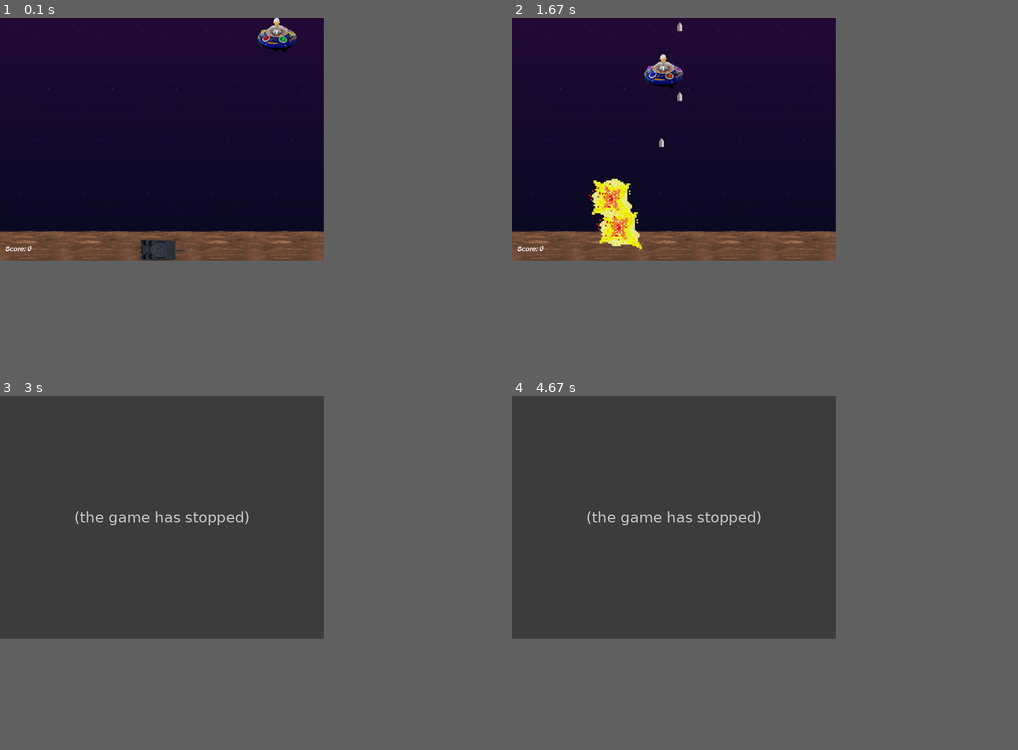
Above: before the commit, frames 1-4 (two rows, left to right).
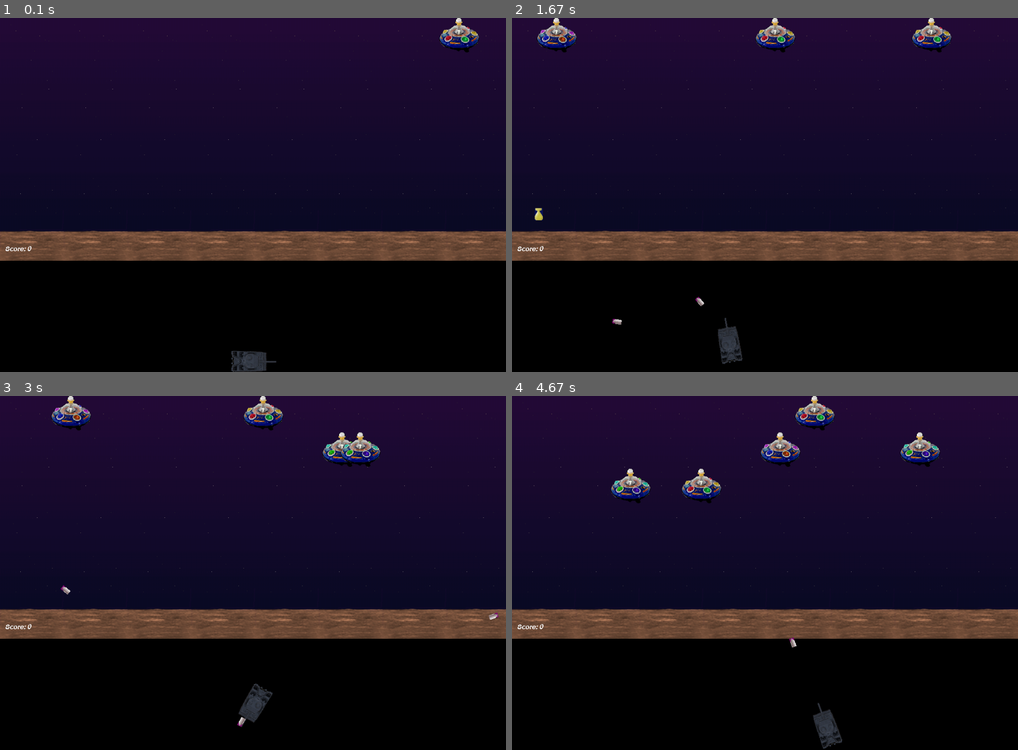
Above: after the commit, the same moments.

Repository: khanhtran-cse/ass-game-2018
Game: pygame game, started from aliens.py
Two runs of this game, one before a commit and one after it. Both use one fixed random seed, a clock stepped at 60 frames per second and the inputs below.
Inputs:
- Up to frame 1 (0.1 s): no input
- Up to frame 2 (1.67 s): tap Space at 0.33, 0.73, 1.03, 1.23, 1.57 s; hold Right 0.67-1.13 s; hold Up 1.17-1.47 s; hold Right from 1.5 s (still down)
- Up to frame 3 (3 s): tap Space at 1.87, 2.07, 2.37, 2.63, 2.97 s; release Right at 1.97 s; hold Left 2-2.53 s; hold Down 2.57-2.87 s; hold Left from 2.9 s (still down)
- Up to frame 4 (4.67 s): tap Space at 3.27, 3.4, 3.8, 4.1, 4.47 s; release Left at 3.3 s; hold Up 3.33-3.7 s; hold Right 3.73-4.37 s; hold Down from 4.4 s (still down)
In our replay, the window is 576x432 before the commit and 900x630 after it. These sizes can differ from the game's own. Grey fills any space a smaller window leaves; there, only what the larger window draws over its background counts as a difference.

The runs differ from the first frame. In frame 1, 26% of the frame differs, in the area x 27-100%, y 0-100%; in frame 2, 28%; in frame 3, 69%, in the area x 0-100%, y 0-94%; in frame 4, 69%.
Before the commit the program exited at 2.6 s; later frames show no game.

Commit message:
Update shot

Diff:
--- a/aliens.py
+++ b/aliens.py
@@ -17,7 +17,7 @@
 ALIEN_ODDS     = 22     #chances a new alien appears
 BOMB_ODDS      = 60    #chances a new bomb will drop
 ALIEN_RELOAD   = 12     #frames between new aliens
-SCREENRECT     = Rect(0, 0, 640, 480)
+SCREENRECT     = Rect(0, 0, 1000, 700)
 SCORE          = 0
 
 main_dir = os.path.split(os.path.abspath(__file__))[0]
@@ -63,7 +63,7 @@
 
 
 class Player(pygame.sprite.Sprite):
-    speed = 10
+    speed = 7
     rotate_speed = 10
     bounce = 24
     gun_offset = -11
@@ -71,18 +71,19 @@
     def __init__(self):
         pygame.sprite.Sprite.__init__(self, self.containers)
         self.image = self.images[0]
+        self.width = self.image.get_width()
         self.rect = self.image.get_rect(midbottom=SCREENRECT.midbottom)
         self.reloading = 0
         self.origtop = self.rect.top
         self.facing = -1
         self.angle = 0
 
-    def calculateDelta(self):
+    def calculateHeadDelta(self,distance):
         x = 0
         y = 0
         alpha = self.angle/18*math.pi
-        y = -1*Player.speed* math.sin(alpha)
-        x = Player.speed*math.cos(alpha)
+        y = -1*distance* math.sin(alpha)
+        x = distance*math.cos(alpha)
         return (x,y)
 
 
@@ -90,10 +91,10 @@
         # if direction: self.facing = direction
         if(direction == 'head'):
             # calculate new x, y
-            x,y = self.calculateDelta()
+            x,y = self.calculateHeadDelta(Player.speed)
             self.rect.move_ip(x,y)
         elif(direction == 'back'):
-            x,y = self.calculateDelta()
+            x,y = self.calculateHeadDelta(Player.speed)
             self.rect.move_ip(-x,-y)
         elif (direction =='right'):
             self.angle -= 1
@@ -112,8 +113,16 @@
         self.rect = self.rect.clamp(SCREENRECT)
 
     def gunpos(self):
-        pos = self.facing*self.gun_offset + self.rect.centerx
-        return pos, self.rect.top
+        pos = self.rect.center
+        x,y = self.calculateHeadDelta(self.width/2)
+        # if(self.angle >= 9 and self.angle < 27):
+        #     pos = self.rect.midleft
+        # else:
+        #     pos = self.rect.midright
+        # print(pos)
+        # pos = self.facing*self.gun_offset + self.rect.centerx
+        # print(pos,self.rect.top)
+        return (pos[0] + x, pos[1] + y, self.angle)
 
 
 class Alien(pygame.sprite.Sprite):
@@ -156,16 +165,26 @@
 
 
 class Shot(pygame.sprite.Sprite):
-    speed = -11
+    speed = 15
     images = []
     def __init__(self, pos):
         pygame.sprite.Sprite.__init__(self, self.containers)
-        self.image = self.images[0]
-        self.rect = self.image.get_rect(midbottom=pos)
-
-    def update(self):
-        self.rect.move_ip(0, self.speed)
-        if self.rect.top <= 0:
+        self.image = self.images[pos[2]]
+        self.angle = pos[2]
+        self.rect = self.image.get_rect(midbottom=(pos[0],pos[1]))
+
+    def calculateHeadDelta(self,distance):
+        x = 0
+        y = 0
+        alpha = self.angle/18*math.pi
+        y = -1*distance* math.sin(alpha)
+        x = distance*math.cos(alpha)
+        return (x,y)
+
+    def update(self):
+        x,y = self.calculateHeadDelta(Shot.speed)
+        self.rect.move_ip(x, y)
+        if self.rect.top <= 0 or self.rect.left <= 0 or self.rect.right >= SCREENRECT.right or self.rect.bottom >= SCREENRECT.bottom:
             self.kill()
 
 
@@ -202,15 +221,6 @@
             self.image = self.font.render(msg, 0, self.color)
 
 def initTankImage():
-    # base = load_images('tank-0.png','tank-10.png','tank-20.png',
-    # 'tank-30.png','tank-40.png','tank-50.png','tank-60.png','tank-70.png','tank-80.png')
-    # base90 = []
-    # base180 = []
-    # base270 = []
-    # i = 0
-    # while(i < 9):
-    #     base90[i] = pygame.transform.flip(base[i], 1, 0)
-    # full_image = [...base,]
     img = load_image('tank-0.png')
     i = 0
     imgs = []
@@ -218,6 +228,15 @@
         imgs.append(pygame.transform.rotate(img,i*10))
         i+=1
     Player.images = imgs
+
+def initShotImage():
+    img = load_image('shot.png')
+    i = 0
+    imgs = []
+    while(i<36):
+        imgs.append(pygame.transform.rotate(img,i*10))
+        i+=1
+    Shot.images = imgs
 
 def main(winstyle = 0):
     # Initialize pygame
@@ -239,7 +258,8 @@
     Explosion.images = [img, pygame.transform.flip(img, 1, 1)]
     Alien.images = load_images('alien1.gif', 'alien2.gif', 'alien3.gif')
     Bomb.images = [load_image('bomb.gif')]
-    Shot.images = [load_image('shot.gif')]
+    initShotImage()
+    # Shot.images = [load_image('shot.gif')]
 
     #decorate the game window
     icon = pygame.transform.scale(Alien.images[0], (32, 32))
@@ -325,11 +345,11 @@
         player.reloading = firing
 
         # # Create new alien
-        # if alienreload:
-        #     alienreload = alienreload - 1
-        # elif not int(random.random() * ALIEN_ODDS):
-        #     Alien()
-        #     alienreload = ALIEN_RELOAD
+        if alienreload:
+            alienreload = alienreload - 1
+        elif not int(random.random() * ALIEN_ODDS):
+            Alien()
+            alienreload = ALIEN_RELOAD
 
         # Drop bombs
         if lastalien and not int(random.random() * BOMB_ODDS):
Binary file added: data/shot.png
